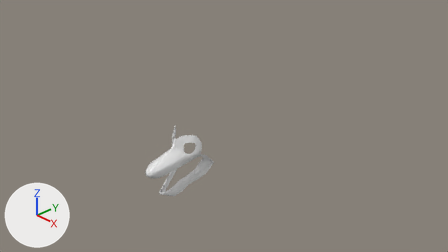
The Blender file Infil-Trainer 2018/Assets/BlendFiles/Character.blend as it was, and as the next commit left it.
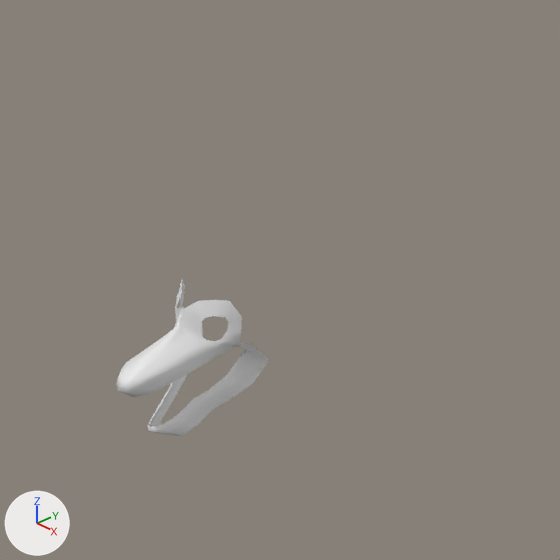
Each version is shown from the file's camera 'Camera', then close up on the part from 21% to 77% of the width and 0% to 100% of the height. Lighting does not change. The marker at lower left points along +X, +Y and +Z.

Before the edit, the objects in view are built like this:
```python
me_plane = bpy.data.meshes.new('Plane')
me_plane.from_pydata(...)  # 105 vertices, 77 faces; spans x 0.0..1.86, y -3.57..4.33, z 0.87..5.84
me_plane.polygons.foreach_set('use_smooth', [True] * 77)
ob_plane = bpy.data.objects.new('Plane', me_plane)
ob_plane.location = (0.0, 0.0, -0.26)
ob_plane.rotation_euler = (1.571, 0.0, 0.0)  # degrees (90, 0, 0)
ob_plane.scale = (0.291, 0.182, 0.291)
_m = ob_plane.modifiers.new('Mirror', 'MIRROR')
_m.use_clip = True
```
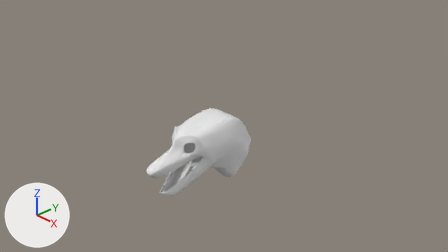
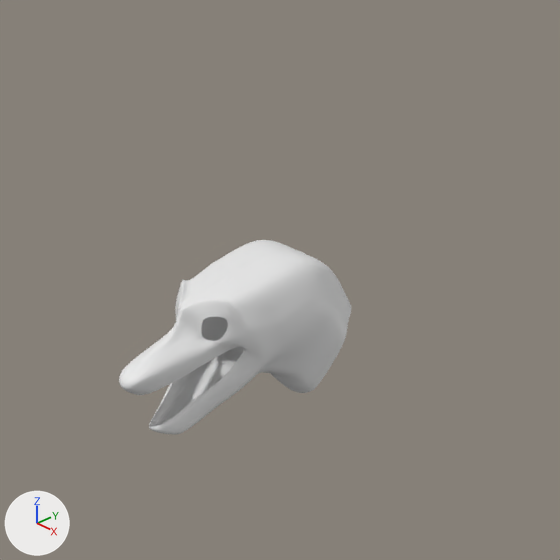
Location of each change, (x1, y1, x2, y2) in pixels of the close-ups (560 x 560 px):
'Plane', reshaped (51% wider, 23% taller): before (116, 278, 269, 436); after (119, 240, 351, 434)
part 1 of me_plane, built on: before (116, 278, 269, 433); after (119, 240, 351, 433)

The change, as a list of edits to the scene's bpy script:
```text
Change me_plane:
    used by ob_plane; location = (0.0, 0.0, -0.26); rotation_euler = (1.571, 0.0, 0.0), in degrees (90, 0, 0); scale = (0.291, 0.182, 0.291)
    remove me_plane.from_pydata(...)  # 105 vertices, 77 faces; spans x 0.0..1.86, y -3.57..4.33, z 0.87..5.84
    add me_plane.from_pydata(...)  # 247 vertices, 212 faces; spans x 0.0..2.02, y -4.73..5.1, z -4.07..5.78
    me_plane part 1
    1 vertex is removed from x 1.86, y 1.95, z 1.73
    1 face is deleted
    3 vertices in x 0.0..0.1, y -2.85..1.7, z 4.76..4.84 move by (0.0, 0.0, -0.03)
    35 vertices move from x 0.0..1.58, y -2.28..4.33, z 1.05..5.84 to x 0.0..1.58, y -2.28..4.24, z 1.22..5.78
    143 vertices are added at x 0.0..2.02, y -4.73..5.1, z -4.07..3.52
    136 new faces join them
```
